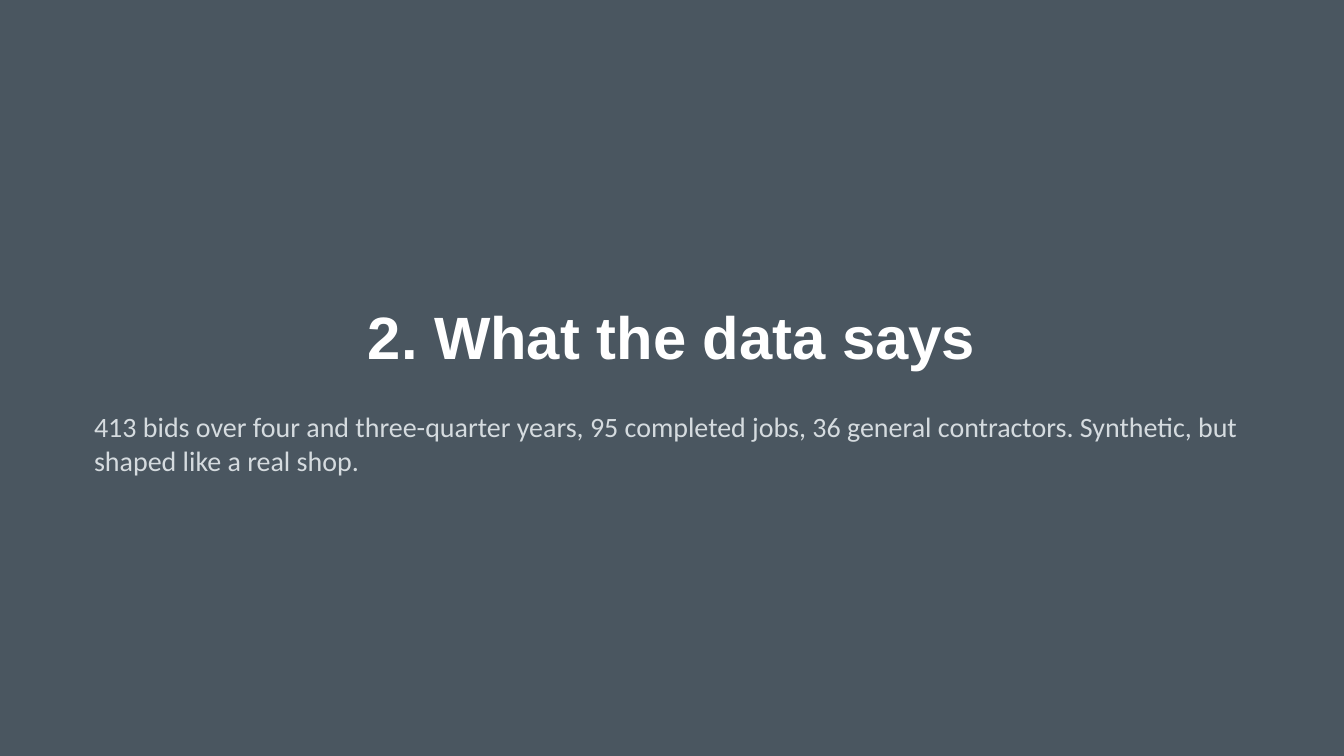
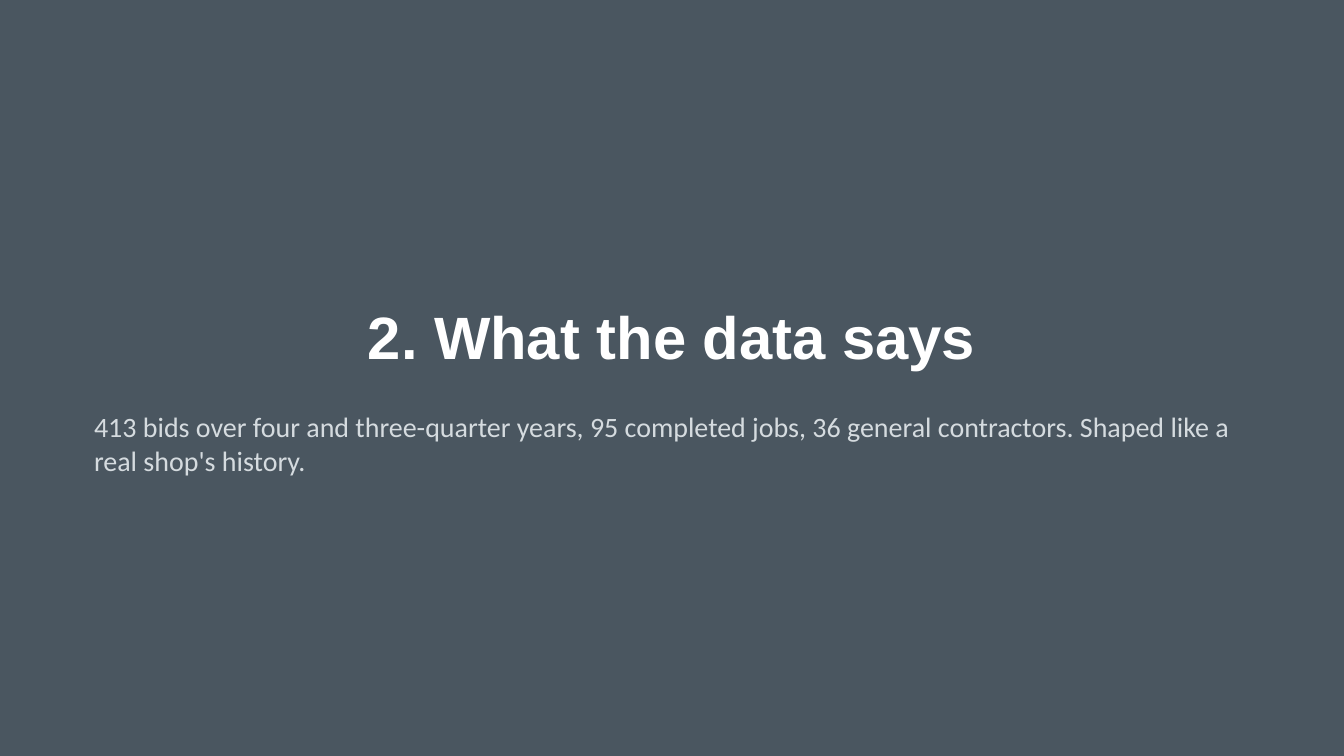
Before and after one commit to dpk-rdy/SupplyChainOps, a slide deck: slide 7 of weibee-steel/docs/Weibee_Bid_Intelligence_In_Depth.pptx. Drawn at 1344x756 pixels with LibreOffice and Linux fonts; fonts in the diff are those of the drawing. Boxes give left, top, right and bottom in pixels: in the first picture for what was removed or moved away, otherwise in the second. Text is boxed around its words. In the diff, an @@ line names an element or a change of style, - is before the commit and + after.

```diff
--- a/weibee-steel/docs/Weibee_Bid_Intelligence_In_Depth.pptx
+++ b/weibee-steel/docs/Weibee_Bid_Intelligence_In_Depth.pptx
@@ text at (94, 417, 1228, 476): text changed @@
-413 bids over four and three-quarter years, 95 completed jobs, 36 general contractors. Synthetic, but shaped like a real shop.
+413 bids over four and three-quarter years, 95 completed jobs, 36 general contractors. Shaped like a real shop's history.
```
Also in this commit, not shown: 28 other slides changed, 3 other files.
